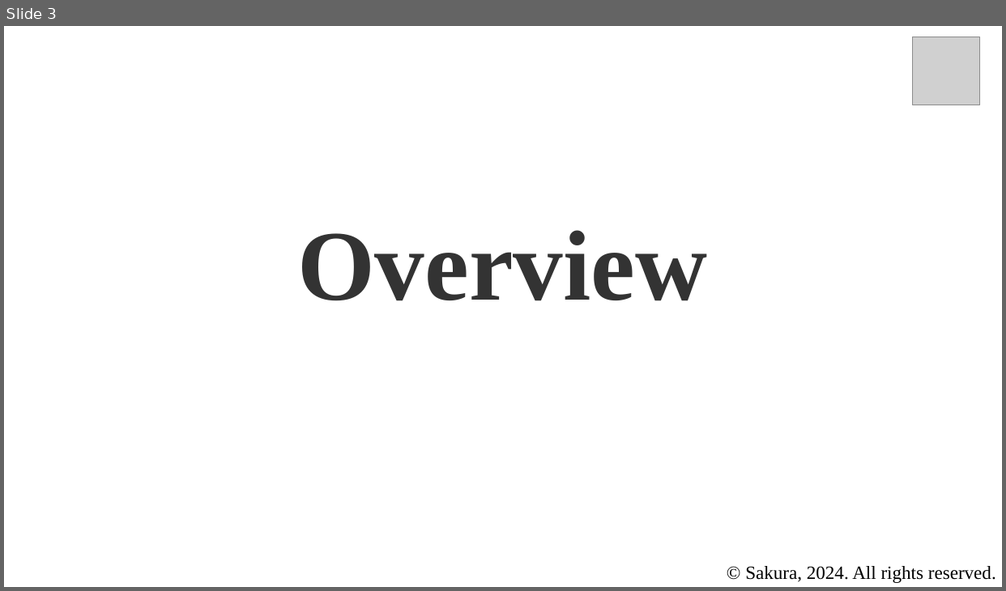
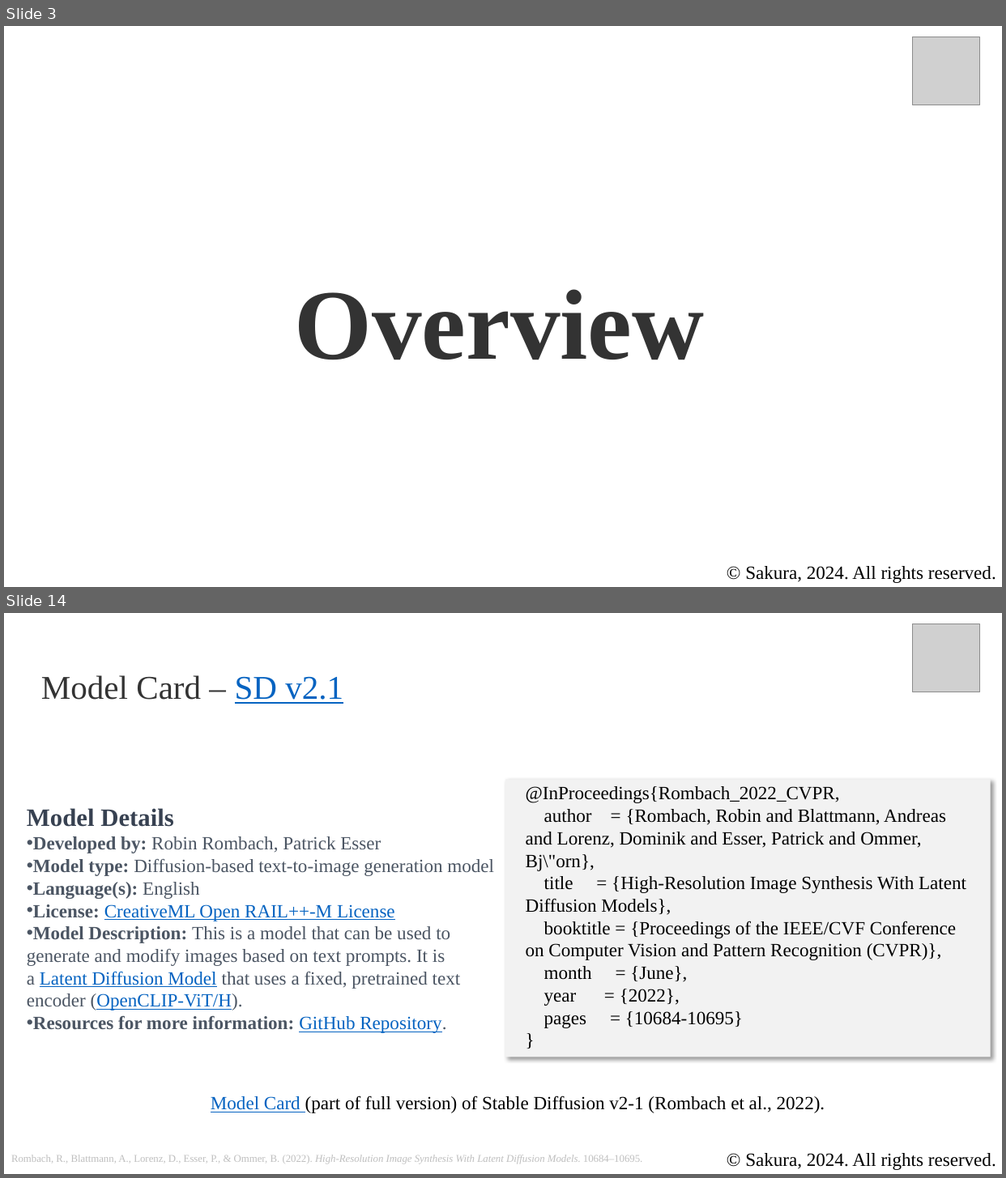
Before and after one commit to Bili-Sakura/GISLab-Short-Term-Course, a slide deck: lectures/Introduction_to_Stable_Diffusions_with_Codes.pptx. Shown one above the other, each under a label of ours: slide 3 before the commit, slides 3 and 14 after it; the slides between them are not shown. The pictures are 1006x591 and 1006x1178 pixels, drawn with LibreOffice and Linux fonts; fonts in the diff are those of the drawing; grey boxes stand for pictures. Boxes give left, top, right and bottom in pixels: in the first picture for what was removed or moved away, otherwise in the second. Text is boxed around its words. In the diff, an @@ line names an element or a change of style, - is before the commit and + after.

```diff
--- a/lectures/Introduction_to_Stable_Diffusions_with_Codes.pptx
+++ b/lectures/Introduction_to_Stable_Diffusions_with_Codes.pptx
@@ slide 14 added at (4, 613, 1002, 1174), background #FFFFFF @@
@@ picture added at (913, 624, 980, 692) @@
@@ text added at (41, 675, 343, 704), 32 pt, text #333333 @@
+  Model Card – SD v2.1
@@ rectangle added at (505, 779, 991, 1057), fill #F2F2F2 @@
@@ text added at (526, 786, 966, 1029), 18 pt, text #000000 @@
+@InProceedings{Rombach_2022_CVPR,
+author = {Rombach, Robin and Blattmann, Andreas and Lorenz, Dominik and Esser, Patrick and Ommer, Bj\"orn},
+title = {High-Resolution Image Synthesis With Latent Diffusion Models},
+booktitle = {Proceedings of the IEEE/CVF Conference on Computer Vision and Pattern Recognition (CVPR)},
+month = {June},
+year = {2022},
+pages = {10684-10695}
+}
@@ text added at (27, 808, 494, 1033), 18 pt, text #4B5563 @@
+Model Details
+• Developed by: Robin Rombach, Patrick Esser
+• Model type: Diffusion-based text-to-image generation model
+• Language(s): English
+• License: CreativeML Open RAIL++-M License
+• Model Description: This is a model that can be used to generate and modify images based on text prompts. It is a Latent Diffusion Model that uses a fixed, pretrained text encoder (OpenCLIP-ViT/H).
+• Resources for more information: GitHub Repository.
@@ text added at (211, 1096, 825, 1114), 18 pt, text #000000 @@
+Model Card (part of full version) of Stable Diffusion v2-1 (Rombach et al., 2022).
@@ text added at (11, 1155, 643, 1165), 10 pt, text #BFBFBF @@
+Rombach, R., Blattmann, A., Lorenz, D., Esser, P., & Ommer, B. (2022). High-Resolution Image Synthesis With Latent Diffusion Models. 10684–10695.
@@ text added at (745, 1153, 996, 1170), 18 pt, text #000000 @@
+© Sakura, 2024. All rights reserved.
@@ slide 3 changed as well @@
@@ text "Overview": place and size @@
-text "Overview" at (297, 230, 707, 301)
+text "Overview" at (295, 289, 705, 361)
```
Also in this commit, not shown: 2 other slides changed, 13 other slides added, 1 slide removed, 2 other files.
